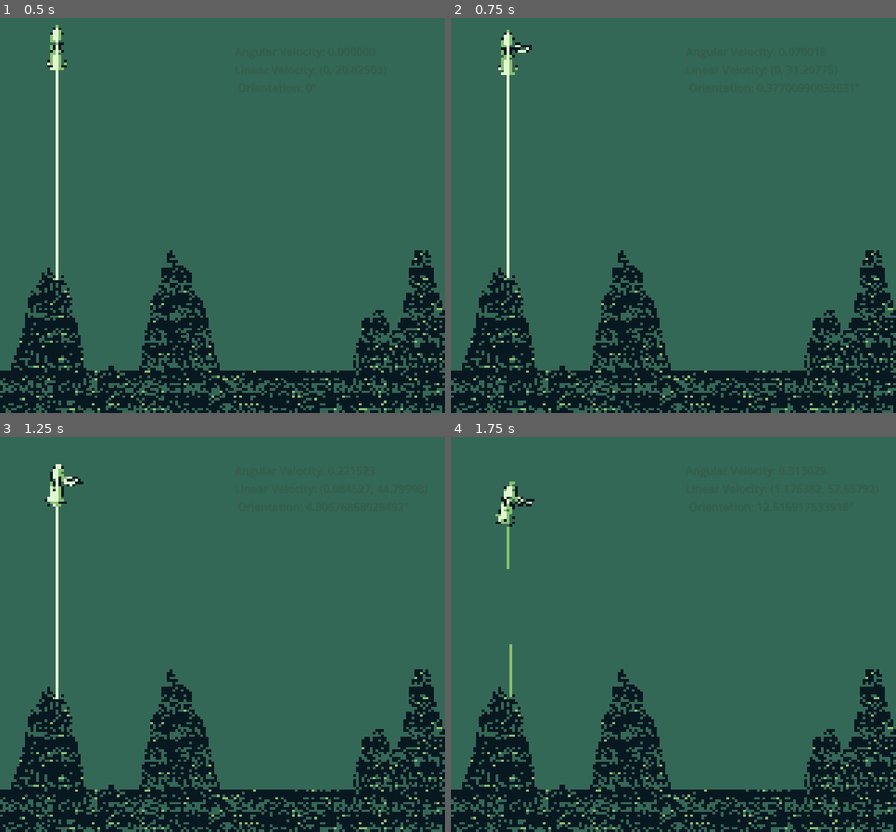
Above: before the commit, frames 1-4 (two rows, left to right).
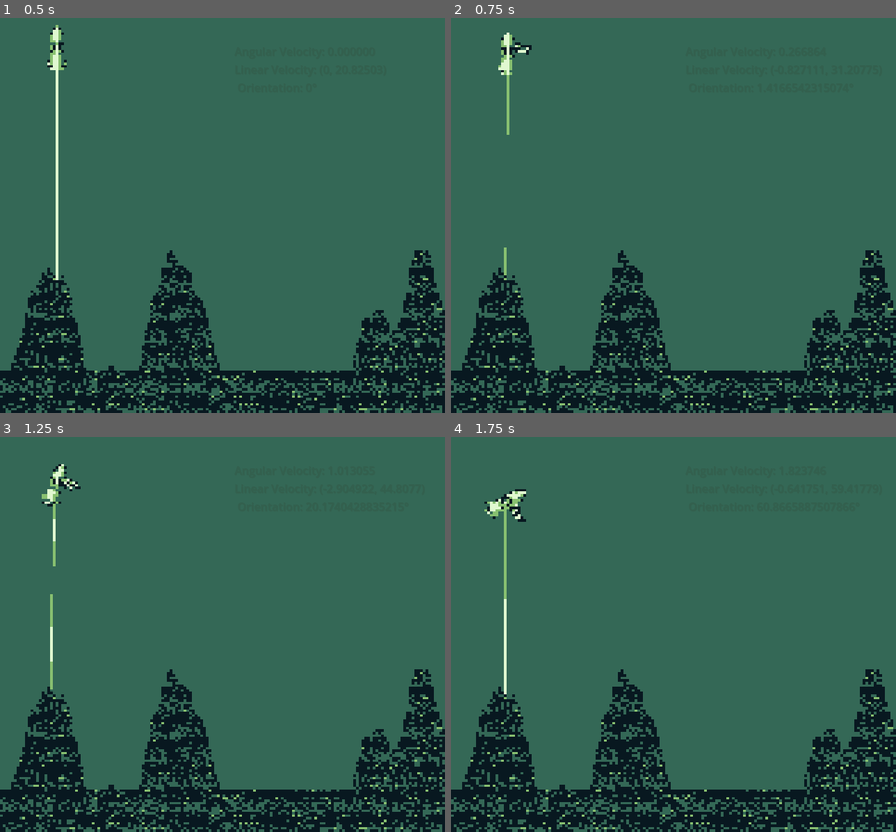
Above: after the commit, the same moments.

Repository: KMatiks/astrolad-landing
Game: Godot game, scene res://scenes/main.tscn
The game is run twice, just before and just after one commit, with the same random seed, the same clock (stepped at 60 frames per second) and the same inputs.
Inputs:
- Up to frame 1 (0.5 s): no input
- Up to frame 2 (0.75 s): hold Right (ui_right) from 0.53 s (still down)
- Up to frame 3 (1.25 s): keep holding Right (ui_right); tap Up (ui_up) at 0.77 s
- Up to frame 4 (1.75 s): keep holding Right (ui_right); tap Up (ui_up) at 1.52 s

Frame 1 is identical in both runs. In frame 2, 0.4% of the frame differs, in the area x 10-18%, y 2-66%; in frame 3, 0.9%; in frame 4, 1.0%, in the area x 7-19%, y 11-66%.

Commit message:
Change side thruster movement from torque to force

Diff:
--- a/scripts/rocket.gd
+++ b/scripts/rocket.gd
@@ -2,6 +2,7 @@
 
 
 const THRUST: int = 100;
+const SIDE_THRUST: int = 5;
 const TORQUE_THRUST: int = 70;
 const GRAVITY_SCALE: float = 0.045;
 
@@ -10,6 +11,8 @@
 @onready var sprite_width: int = sprite.texture.get_width();
 var prev_frame_vel: Vector2;
 var is_accepting_input: bool = true;
+@onready var left_thruster: AnimatedSprite2D = $"Sprite2D/Thrusters/Left Thruster"
+@onready var right_thruster: AnimatedSprite2D = $"Sprite2D/Thrusters/Right Thruster"
 
 signal rocket_landing_failed;
 signal rocket_landing_succeeded;
@@ -46,13 +49,13 @@
 		return
 
 	if Input.is_action_pressed("ui_right"):
-		apply_torque(TORQUE_THRUST)
+		apply_force(Vector2(-SIDE_THRUST, 0), to_global(right_thruster.position));
 		emit_signal(right_thruster_active.get_name())
 	else:
 		emit_signal(right_thruster_inactive.get_name())
 
 	if Input.is_action_pressed("ui_left"):
-		apply_torque(-TORQUE_THRUST)
+		apply_force(Vector2(SIDE_THRUST, 0), to_global(left_thruster.position));
 		emit_signal(left_thruster_active.get_name())
 	else:
 		emit_signal(left_thruster_inactive.get_name())
Not shown: 1 places in scenes/rocket.tscn that only renumber resources
